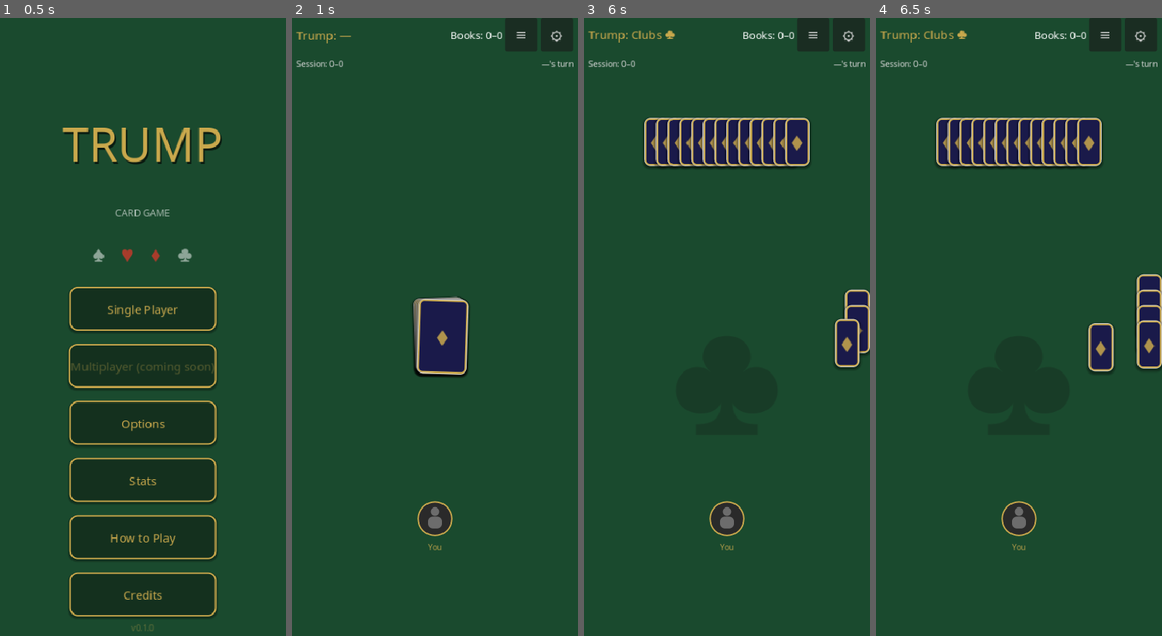
Above: before the commit, frames 1-4 (left to right).
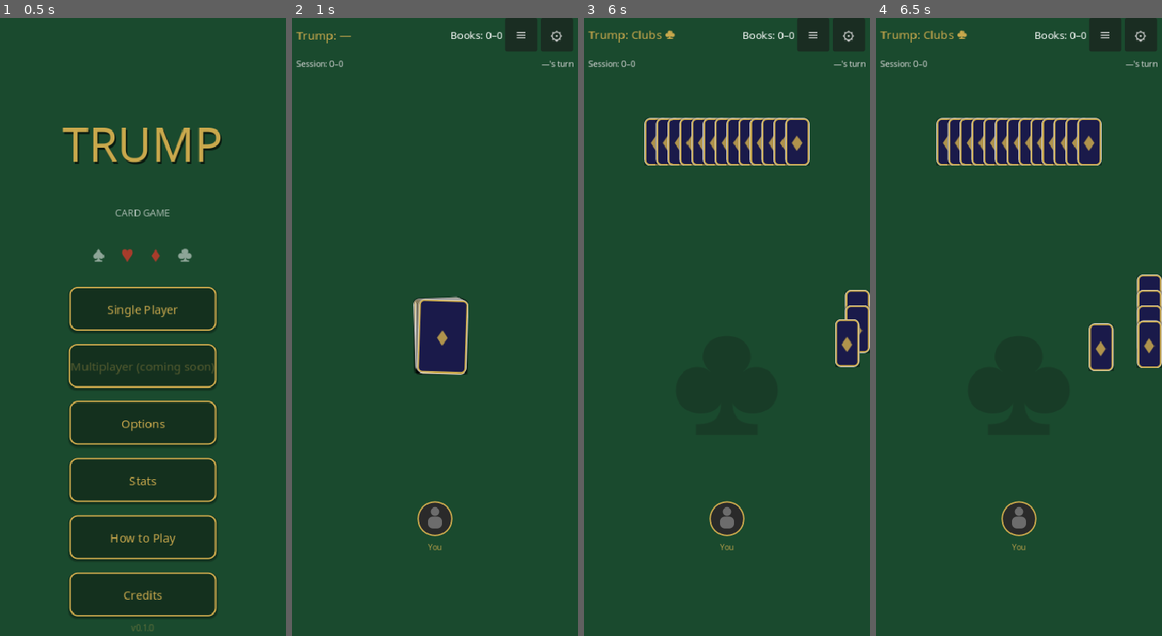
Above: after the commit, the same moments.

Repository: randyramsaywack/trump-mobile-card-game
Game: Godot game, scene res://scenes/main_menu.tscn
Same seed, same stepped clock (60 frames per second), same inputs: the game is played once before the commit and once after it.
Inputs:
- Up to frame 1 (0.5 s): no input
- Up to frame 2 (1 s): click "Single Player" at 0.5 s
- Up to frame 3 (6 s): click "≡" at 1.25 s; click "⚙" at 2 s; click "≡" at 2.75 s; click "⚙" at 3.5 s; click "≡" at 4.25 s; click "⚙" at 5 s; click "X" at 5.75 s
- Up to frame 4 (6.5 s): no input

Frame 1 is identical in both runs. In frame 2, 0.2% of the frame differs, in the area x 42-63%, y 45-59%; in frame 3, 0.6%; in frame 4, 0.7%, in the area x 20-100%, y 16-58%.

Commit message:
feat: replace label-based cards with PNG card images and improve sound effects
Use real playing card PNG images (from hayeah/playing-cards-assets, MIT license)
instead of text labels. Cards now render with proper padding, rounded corner
clipping, and aspect-ratio-preserving scaling. Also regenerated all sound
effects at higher quality (44.1kHz 16bit).

Co-Authored-By: Claude Opus 4.6 <noreply@anthropic.com>

Diff:
--- a/scenes/card.tscn
+++ b/scenes/card.tscn
@@ -32,12 +32,25 @@
 [node name="CardUI" type="PanelContainer"]
 script = ExtResource("1_card_ui")
 custom_minimum_size = Vector2(52, 78)
+clip_contents = true
 theme_override_styles/panel = SubResource("StyleBoxFlat_face")
 
+[node name="FaceMargin" type="MarginContainer" parent="."]
+layout_mode = 2
+mouse_filter = 2
+theme_override_constants/margin_left = 2
+theme_override_constants/margin_top = 2
+theme_override_constants/margin_right = 2
+theme_override_constants/margin_bottom = 2
+
+[node name="FaceTexture" type="TextureRect" parent="FaceMargin"]
+layout_mode = 2
+expand_mode = 1
+stretch_mode = 5
+mouse_filter = 2
+
 [node name="BackContent" type="PanelContainer" parent="."]
-anchors_preset = 15
-anchor_right = 1.0
-anchor_bottom = 1.0
+layout_mode = 2
 mouse_filter = 2
 visible = false
 theme_override_styles/panel = SubResource("StyleBoxFlat_back")
@@ -51,60 +64,3 @@
 vertical_alignment = 1
 theme_override_font_sizes/font_size = 28
 theme_override_colors/font_color = Color(0.788, 0.659, 0.298, 0.85)
-
-[node name="FaceContent" type="Control" parent="."]
-anchors_preset = 15
-anchor_right = 1.0
-anchor_bottom = 1.0
-mouse_filter = 2
-
-[node name="TopRank" type="Label" parent="FaceContent"]
-offset_left = 4.0
-offset_top = 2.0
-offset_right = 30.0
-offset_bottom = 18.0
-text = "A"
-theme_override_font_sizes/font_size = 14
-
-[node name="TopSuit" type="Label" parent="FaceContent"]
-offset_left = 4.0
-offset_top = 16.0
-offset_right = 26.0
-offset_bottom = 30.0
-text = "♠"
-theme_override_font_sizes/font_size = 11
-
-[node name="CenterSuit" type="Label" parent="FaceContent"]
-anchors_preset = 15
-anchor_right = 1.0
-anchor_bottom = 1.0
-text = "♠"
-horizontal_alignment = 1
-vertical_alignment = 1
-theme_override_font_sizes/font_size = 28
-
-[node name="BottomRank" type="Label" parent="FaceContent"]
-anchor_left = 1.0
-anchor_top = 1.0
-anchor_right = 1.0
-anchor_bottom = 1.0
-offset_left = -30.0
-offset_top = -20.0
-offset_right = -4.0
-offset_bottom = -4.0
-text = "A"
-horizontal_alignment = 2
-theme_override_font_sizes/font_size = 14
-
-[node name="BottomSuit" type="Label" parent="FaceContent"]
-anchor_left = 1.0
-anchor_top = 1.0
-anchor_right = 1.0
-anchor_bottom = 1.0
-offset_left = -26.0
-offset_top = -34.0
-offset_right = -4.0
-offset_bottom = -20.0
-text = "♠"
-horizontal_alignment = 2
-theme_override_font_sizes/font_size = 11
--- a/scripts/ui/card_ui.gd
+++ b/scripts/ui/card_ui.gd
@@ -1,11 +1,7 @@
 extends PanelContainer
 
-@onready var face_content: Control = $FaceContent
-@onready var top_rank: Label = $FaceContent/TopRank
-@onready var top_suit: Label = $FaceContent/TopSuit
-@onready var center_suit: Label = $FaceContent/CenterSuit
-@onready var bottom_rank: Label = $FaceContent/BottomRank
-@onready var bottom_suit: Label = $FaceContent/BottomSuit
+@onready var face_margin: MarginContainer = $FaceMargin
+@onready var face_texture: TextureRect = $FaceMargin/FaceTexture
 @onready var back_content: PanelContainer = $BackContent
 
 var card_data: Card = null
@@ -18,11 +14,9 @@
 signal card_play_requested(card: Card)
 
 # --- Visual constants ---
-const COLOR_SUIT_RED := Color(0.753, 0.224, 0.169)       # #c0392b
-const COLOR_SUIT_BLACK := Color(0.102, 0.102, 0.102)     # #1a1a1a
-const COLOR_CARD_BG := Color(1, 1, 1, 1)                 # #ffffff
-const COLOR_CARD_BORDER := Color(0.8, 0.8, 0.8, 1)       # #cccccc
-const COLOR_GOLD := Color(0.788, 0.659, 0.298)           # #c9a84c
+const COLOR_CARD_BG := Color(1, 1, 1, 1)
+const COLOR_CARD_BORDER := Color(0.8, 0.8, 0.8, 1)
+const COLOR_GOLD := Color(0.788, 0.659, 0.298)
 const COLOR_SHADOW := Color(0, 0, 0, 0.4)
 const CORNER_RADIUS := 8
 const BORDER_VALID := 3
@@ -30,6 +24,37 @@
 const INVALID_ALPHA := 0.5
 const SELECT_RAISE_PX := 15.0
 
+# SVG card face textures keyed by "rank_of_suit" filename stem.
+static var _card_textures: Dictionary = {}
+static var _textures_loaded: bool = false
+
+const RANK_FILE_NAMES: Dictionary = {
+	Card.Rank.ACE: "ace", Card.Rank.TWO: "2", Card.Rank.THREE: "3",
+	Card.Rank.FOUR: "4", Card.Rank.FIVE: "5", Card.Rank.SIX: "6",
+	Card.Rank.SEVEN: "7", Card.Rank.EIGHT: "8", Card.Rank.NINE: "9",
+	Card.Rank.TEN: "10", Card.Rank.JACK: "jack", Card.Rank.QUEEN: "queen",
+	Card.Rank.KING: "king",
+}
+const SUIT_FILE_NAMES: Dictionary = {
+	Card.Suit.SPADES: "spades", Card.Suit.HEARTS: "hearts",
+	Card.Suit.DIAMONDS: "diamonds", Card.Suit.CLUBS: "clubs",
+}
+
+static func _ensure_textures_loaded() -> void:
+	if _textures_loaded:
+		return
+	_textures_loaded = true
+	for rank in RANK_FILE_NAMES:
+		for suit in SUIT_FILE_NAMES:
+			var key := "%s_of_%s" % [RANK_FILE_NAMES[rank], SUIT_FILE_NAMES[suit]]
+			var path := "res://assets/cards/%s.png" % key
+			_card_textures[key] = load(path)
+
+static func get_card_texture(card: Card) -> Texture2D:
+	_ensure_textures_loaded()
+	var key := "%s_of_%s" % [RANK_FILE_NAMES[card.rank], SUIT_FILE_NAMES[card.suit]]
+	return _card_textures.get(key)
+
 const DOUBLE_TAP_MS := 350
 const DRAG_UP_THRESHOLD := 50.0
 const REORDER_THRESHOLD := 20.0
@@ -57,10 +82,7 @@
 		_apply_display()
 
 func _ready() -> void:
-	# Safety net: ensure suit glyphs render on all platforms.
-	SuitFont.apply(top_suit)
-	SuitFont.apply(center_suit)
-	SuitFont.apply(bottom_suit)
+	_ensure_textures_loaded()
 	_build_face_styles()
 	# Show back even when card_data is null (e.g. shuffle animation placeholders)
 	if card_data != null or not _face_up:
@@ -90,21 +112,14 @@
 		_show_back()
 
 func _show_face() -> void:
-	face_content.visible = true
+	face_margin.visible = true
 	back_content.visible = false
-	var color := COLOR_SUIT_RED if card_data.suit in [Card.Suit.HEARTS, Card.Suit.DIAMONDS] else COLOR_SUIT_BLACK
-	var rank_text: String = Card.RANK_NAMES[card_data.rank]
-	var suit_text: String = Card.SUIT_SYMBOLS[card_data.suit]
-	top_rank.text = rank_text
-	top_suit.text = suit_text
-	center_suit.text = suit_text
-	bottom_rank.text = rank_text
-	bottom_suit.text = suit_text
-	for lbl in [top_rank, top_suit, center_suit, bottom_rank, bottom_suit]:
-		lbl.add_theme_color_override("font_color", color)
+	var tex := get_card_texture(card_data)
+	if tex != null:
+		face_texture.texture = tex
 
 func _show_back() -> void:
-	face_content.visible = false
+	face_margin.visible = false
 	back_content.visible = true
 
 func set_valid(valid: bool) -> void:
Binary file added: assets/cards/10_of_clubs.png
Binary file added: assets/cards/10_of_diamonds.png
Binary file added: assets/cards/10_of_hearts.png
Binary file added: assets/cards/10_of_spades.png
Binary file added: assets/cards/2_of_clubs.png
Binary file added: assets/cards/2_of_diamonds.png
Binary file added: assets/cards/2_of_hearts.png
Binary file added: assets/cards/2_of_spades.png
Binary file added: assets/cards/3_of_clubs.png
Binary file added: assets/cards/3_of_diamonds.png
Binary file added: assets/cards/3_of_hearts.png
Binary file added: assets/cards/3_of_spades.png
(and 45 more such lines)
